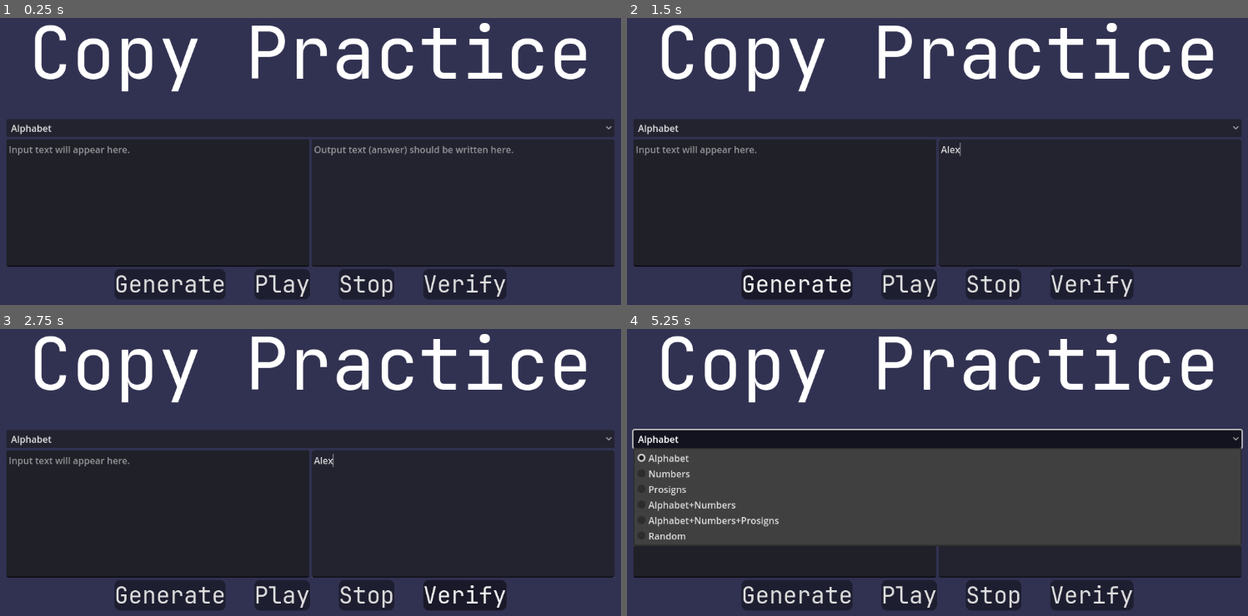
Above: before the commit, frames 1-4 (two rows, left to right).
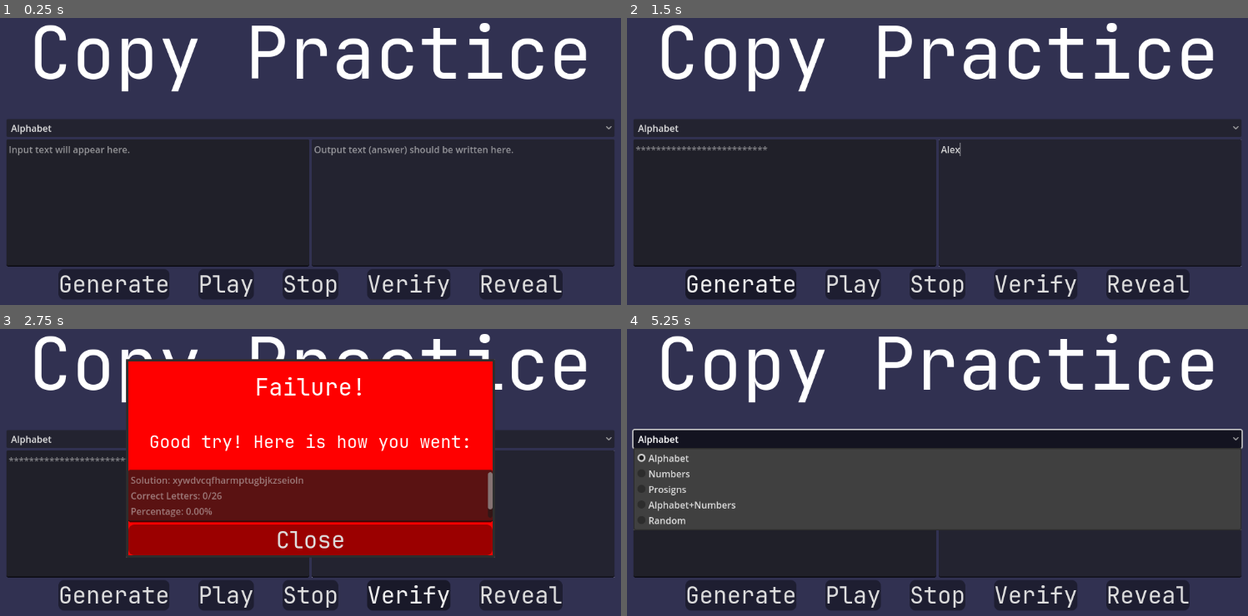
Above: after the commit, the same moments.

Repository: GiorgosAthanasopoulos/VisualMorse
Game: Godot game, scene res://scenes/CopyPracticeScene.tscn
Two runs of this game, one before a commit and one after it. Both use one fixed random seed, a clock stepped at 60 frames per second and the inputs below. This scene is started directly instead of the project's main scene. Sound files missing from this copy of the repository are replaced by a short silence.
Inputs (mouse positions are in pixels of both pictures, inside the frame that each line leads up to):
- Up to frame 1 (0.25 s): no input
- Up to frame 2 (1.5 s): click (1092, 201) at 0.52 s; type "Alex" at 0.6 s; click "Generate" at 1.25 s
- Up to frame 3 (2.75 s): click "Verify" at 2 s
- Up to frame 4 (5.25 s): click (1148, 595) at 2.75 s, where only the run after the commit has a clickable "Reveal"; click "Play" at 3.5 s; click "Play" at 4.25 s; click "Alphabet" at 5 s

The runs differ from the first frame. In frame 1, 6.0% of the frame differs, in the area x 9-91%, y 87-98%; in frame 2, 6.3%; in frame 3, 46%, in the area x 1-91%, y 10-98%; in frame 4, 11%.

Commit message:
finished copy-practice

Diff:
--- a/scenes/CopyPracticeScene.tscn
+++ b/scenes/CopyPracticeScene.tscn
@@ -55,7 +55,7 @@
 
 [node name="ModeSelectionOptionButton" type="OptionButton" parent="ParentMarginContainer/ContentVerticalContainer"]
 layout_mode = 2
-item_count = 6
+item_count = 5
 selected = 0
 popup/item_0/text = "Alphabet"
 popup/item_0/id = 0
@@ -65,10 +65,8 @@
 popup/item_2/id = 2
 popup/item_3/text = "Alphabet+Numbers"
 popup/item_3/id = 3
-popup/item_4/text = "Alphabet+Numbers+Prosigns"
+popup/item_4/text = "Random"
 popup/item_4/id = 4
-popup/item_5/text = "Random"
-popup/item_5/id = 5
 
 [node name="IOHorizontalContainer" type="HBoxContainer" parent="ParentMarginContainer/ContentVerticalContainer"]
 layout_mode = 2
@@ -143,10 +141,137 @@
 theme_override_styles/pressed = SubResource("StyleBoxFlat_8hpov")
 text = "Verify"
 
+[node name="RevealButtonMargincContainer" type="MarginContainer" parent="ParentMarginContainer/ContentVerticalContainer/ButtonHorizontalContainer"]
+layout_mode = 2
+
+[node name="RevealButton" type="Button" parent="ParentMarginContainer/ContentVerticalContainer/ButtonHorizontalContainer/RevealButtonMargincContainer"]
+layout_mode = 2
+focus_mode = 0
+theme_override_fonts/font = ExtResource("2_8q0w1")
+theme_override_font_sizes/font_size = 40
+theme_override_styles/normal = SubResource("StyleBoxFlat_djn65")
+theme_override_styles/hover = SubResource("StyleBoxFlat_t32ex")
+theme_override_styles/pressed = SubResource("StyleBoxFlat_8hpov")
+text = "Reveal"
+
 [node name="Morse" type="AudioStreamPlayer" parent="."]
 bus = &"Sound"
+
+[node name="SuccessPanel" type="PopupPanel" parent="."]
+initial_position = 2
+size = Vector2i(848, 344)
+always_on_top = true
+
+[node name="ColorRect" type="ColorRect" parent="SuccessPanel"]
+offset_left = 4.0
+offset_top = 4.0
+offset_right = 844.0
+offset_bottom = 340.0
+color = Color(0, 1, 0, 1)
+
+[node name="ParentMarginContainer" type="MarginContainer" parent="SuccessPanel"]
+offset_left = 4.0
+offset_top = 4.0
+offset_right = 844.0
+offset_bottom = 340.0
+
+[node name="ContentVerticalContainer" type="VBoxContainer" parent="SuccessPanel/ParentMarginContainer"]
+layout_mode = 2
+
+[node name="SuccessLabel" type="Label" parent="SuccessPanel/ParentMarginContainer/ContentVerticalContainer"]
+layout_mode = 2
+size_flags_vertical = 3
+theme_override_fonts/font = ExtResource("2_8q0w1")
+theme_override_font_sizes/font_size = 60
+text = "Success!
+"
+horizontal_alignment = 1
+vertical_alignment = 1
+
+[node name="MessageLabel" type="Label" parent="SuccessPanel/ParentMarginContainer/ContentVerticalContainer"]
+layout_mode = 2
+size_flags_vertical = 3
+theme_override_fonts/font = ExtResource("2_8q0w1")
+theme_override_font_sizes/font_size = 30
+text = "Good job! You got everything right!"
+horizontal_alignment = 1
+vertical_alignment = 1
+
+[node name="CloseButtonMarginContainer" type="MarginContainer" parent="SuccessPanel/ParentMarginContainer/ContentVerticalContainer"]
+layout_mode = 2
+
+[node name="CloseButton" type="Button" parent="SuccessPanel/ParentMarginContainer/ContentVerticalContainer/CloseButtonMarginContainer"]
+layout_mode = 2
+focus_mode = 0
+theme_override_fonts/font = ExtResource("2_8q0w1")
+theme_override_font_sizes/font_size = 40
+theme_override_styles/normal = SubResource("StyleBoxFlat_djn65")
+theme_override_styles/hover = SubResource("StyleBoxFlat_t32ex")
+theme_override_styles/pressed = SubResource("StyleBoxFlat_8hpov")
+text = "Close"
+
+[node name="FailurePanel" type="PopupPanel" parent="."]
+initial_position = 2
+size = Vector2i(638, 344)
+always_on_top = true
+
+[node name="ColorRect" type="ColorRect" parent="FailurePanel"]
+offset_left = 4.0
+offset_top = 4.0
+offset_right = 634.0
+offset_bottom = 340.0
+color = Color(1, 0, 0, 1)
+
+[node name="ParentMarginContainer" type="MarginContainer" parent="FailurePanel"]
+offset_left = 4.0
+offset_top = 4.0
+offset_right = 634.0
+offset_bottom = 340.0
+
+[node name="ContentVerticalContainer" type="VBoxContainer" parent="FailurePanel/ParentMarginContainer"]
+layout_mode = 2
+
+[node name="FailureLabel" type="Label" parent="FailurePanel/ParentMarginContainer/ContentVerticalContainer"]
+layout_mode = 2
+size_flags_vertical = 3
+theme_override_fonts/font = ExtResource("2_8q0w1")
+theme_override_font_sizes/font_size = 40
+text = "Failure!"
+horizontal_alignment = 1
+vertical_alignment = 1
+
+[node name="MessageLabel" type="Label" parent="FailurePanel/ParentMarginContainer/ContentVerticalContainer"]
+layout_mode = 2
+size_flags_vertical = 3
+theme_override_fonts/font = ExtResource("2_8q0w1")
+theme_override_font_sizes/font_size = 30
+text = "Good try! Here is how you went:"
+horizontal_alignment = 1
+vertical_alignment = 1
+
+[node name="ResultsTextEdit" type="TextEdit" parent="FailurePanel/ParentMarginContainer/ContentVerticalContainer"]
+layout_mode = 2
+size_flags_vertical = 3
+placeholder_text = "Your test results will appear here:"
+editable = false
+
+[node name="CloseButtonMarginContainer" type="MarginContainer" parent="FailurePanel/ParentMarginContainer/ContentVerticalContainer"]
+layout_mode = 2
+
+[node name="CloseButton" type="Button" parent="FailurePanel/ParentMarginContainer/ContentVerticalContainer/CloseButtonMarginContainer"]
+layout_mode = 2
+focus_mode = 0
+theme_override_fonts/font = ExtResource("2_8q0w1")
+theme_override_font_sizes/font_size = 40
+theme_override_styles/normal = SubResource("StyleBoxFlat_djn65")
+theme_override_styles/hover = SubResource("StyleBoxFlat_t32ex")
+theme_override_styles/pressed = SubResource("StyleBoxFlat_8hpov")
+text = "Close"
 
 [connection signal="button_up" from="ParentMarginContainer/ContentVerticalContainer/ButtonHorizontalContainer/GenerateButtonMarginContainer/GenerateButton" to="." method="_on_generate_button_button_up"]
 [connection signal="button_up" from="ParentMarginContainer/ContentVerticalContainer/ButtonHorizontalContainer/PlayButtonMarginContainer/PlayButton" to="." method="_on_play_button_button_up"]
 [connection signal="button_up" from="ParentMarginContainer/ContentVerticalContainer/ButtonHorizontalContainer/StopButtonMarginContainer/StopButton" to="." method="_on_stop_button_button_up"]
 [connection signal="button_up" from="ParentMarginContainer/ContentVerticalContainer/ButtonHorizontalContainer/VerifyButtonMarginContainer/VerifyButton" to="." method="_on_verify_button_button_up"]
+[connection signal="button_up" from="ParentMarginContainer/ContentVerticalContainer/ButtonHorizontalContainer/RevealButtonMargincContainer/RevealButton" to="." method="_on_reveal_button_button_up"]
+[connection signal="button_up" from="SuccessPanel/ParentMarginContainer/ContentVerticalContainer/CloseButtonMarginContainer/CloseButton" to="." method="_on_close_button_button_up"]
+[connection signal="button_up" from="FailurePanel/ParentMarginContainer/ContentVerticalContainer/CloseButtonMarginContainer/CloseButton" to="." method="_on_failure_close_button_button_up"]
--- a/scripts/CopyPracticeScene.gd
+++ b/scripts/CopyPracticeScene.gd
@@ -1,7 +1,9 @@
 extends Node2D
 
+var CopyResults = preload("res://scripts/CopyResults.gd")
 
-@export var lobbyScene : String
+@export var lobbyScene: String
+var solution: String
 
 
 func _ready():
@@ -14,23 +16,58 @@
 
 
 func _on_generate_button_button_up() -> void:
-	# TODO:
-	#	- depending on option button selected option
-	#	generate randomized solution (presented as *
-	#	instead of actual character to the user).
-	#	- store solution to variable in scene.
-	#	- generate_morse_audio
-	# NOTE:
-	#	- to generate randomized solutions create helper
-	#	functions in Utils.gd
-	pass
+	var selected_idx: int = (
+		$ParentMarginContainer/ContentVerticalContainer/ModeSelectionOptionButton.get_selected_id()
+	)
+
+	if selected_idx == 0:
+		# Alphabet
+		solution = Utils.generate_random_alpabet()
+	elif selected_idx == 1:
+		# Numbers:
+		solution = Utils.generate_random_numbers()
+	elif selected_idx == 2:
+		# Prosigns
+		solution = Utils.generate_random_prosigns()
+	elif selected_idx == 3:
+		# Alphabet + Numbers
+		solution = Utils.generate_random_alphabet_numbers()
+	elif selected_idx == 4:
+		# Random
+		solution = Utils.generate_random()
+
+	Utils.generate_morse_audio(solution)
+	$Morse.stream = Utils.load_audio_stream_from_file(GlobalVariables.morseFilename)
+
+	$ParentMarginContainer/ContentVerticalContainer/IOHorizontalContainer/InputTextEdit.text = (
+		Utils.mask_solution(solution)
+	)
 
 
 func _on_verify_button_button_up() -> void:
 	$Morse.stop()
-	# TODO:
-	# 	- compare input to solution
-	# 	- show results to user with a popup
+
+	var input: String = (
+		($ParentMarginContainer/ContentVerticalContainer/IOHorizontalContainer/OutputTextEdit.text)
+		. strip_edges()
+	)
+
+	if input == solution:
+		$SuccessPanel.show()
+	else:
+		var statistics: CopyResults = Utils.analyze_text_solution(solution, input)
+		$FailurePanel/ParentMarginContainer/ContentVerticalContainer/ResultsTextEdit.text = (
+			"Solution: "
+			+ solution
+			+ "\nCorrect Letters: "
+			+ str(statistics.correct_letters)
+			+ "/"
+			+ str(len(solution))
+			+ "\nPercentage: "
+			+ "%.2f" % statistics.percentage
+			+ "%\n"
+		)
+		$FailurePanel.show()
 
 
 func _on_play_button_button_up() -> void:
@@ -39,3 +76,15 @@
 
 func _on_stop_button_button_up() -> void:
 	$Morse.stop()
+
+
+func _on_reveal_button_button_up() -> void:
+	$ParentMarginContainer/ContentVerticalContainer/IOHorizontalContainer/InputTextEdit.text = solution
+
+
+func _on_close_button_button_up() -> void:
+	$SuccessPanel.hide()
+
+
+func _on_failure_close_button_button_up() -> void:
+	$FailurePanel.hide()
--- /dev/null
+++ b/scripts/CopyResults.gd
@@ -0,0 +1,11 @@
+extends Object
+
+class_name CopyResults
+
+var correct_letters: int
+var percentage: float
+
+
+func _init(_correct_letters: int, _percentage: float):
+	self.correct_letters = _correct_letters
+	self.percentage = _percentage
--- a/scripts/Utils.gd
+++ b/scripts/Utils.gd
@@ -1,8 +1,9 @@
 extends Node
 
+var CopyResults = preload("res://scripts/CopyResults.gd")
 
 const PYCW: String = "./assets/utils/pycw.exe"
-var text_to_morse_map : Dictionary = {
+var text_to_morse_map: Dictionary = {
 	"a": ".-",
 	"b": "-...",
 	"c": "-.-.",
@@ -41,8 +42,8 @@
 	"9": "----.",
 	" ": "/",
 }
-var morse_to_text_map : Dictionary = {}
-var prosign_map : Dictionary = {
+var morse_to_text_map: Dictionary = {}
+var prosign_map: Dictionary = {
 	"AR": ".-.-.",
 	"IMI": "..--..",
 	"HH": "........",
@@ -62,12 +63,16 @@
 
 func set_music_volume(value: float) -> void:
 	GlobalVariables.musicVolume = value
-	AudioServer.set_bus_volume_db(AudioServer.get_bus_index(GlobalVariables.musicBusStr), linear_to_db(value))
+	AudioServer.set_bus_volume_db(
+		AudioServer.get_bus_index(GlobalVariables.musicBusStr), linear_to_db(value)
+	)
 
 
 func set_sound_volume(value: float) -> void:
 	GlobalVariables.soundVolume = value
-	AudioServer.set_bus_volume_db(AudioServer.get_bus_index(GlobalVariables.soundBusStr), linear_to_db(value))
+	AudioServer.set_bus_volume_db(
+		AudioServer.get_bus_index(GlobalVariables.soundBusStr), linear_to_db(value)
+	)
 
 
 func set_master_volume(value: float) -> void:
@@ -75,7 +80,7 @@
 
 
 func text_to_morse(text: String) -> String:
-	var res : String = ""
+	var res: String = ""
 
 	for word in text.strip_edges().split(" "):
 		if prosign_map.has(word):
@@ -92,8 +97,8 @@
 
 
 func morse_to_text(morse: String) -> String:
-	var tmp : String= ""
-	var res : String = ""
+	var tmp: String = ""
+	var res: String = ""
 
 	for ch in morse:
 		if ch != " ":
@@ -119,7 +124,20 @@
 		if not text_to_morse_map.has(ch):
 			morse = morse.replace(ch, "")
 	var cmd = PYCW
-	var args = ["-t", morse, "-s", GlobalVariables.wpm, "-n", GlobalVariables.frequency, "-v", GlobalVariables.soundVolume, "-r", GlobalVariables.sampleRate, "-o", GlobalVariables.morseFilename.replace("res://", "./")]
+	var args = [
+		"-t",
+		morse,
+		"-s",
+		GlobalVariables.wpm,
+		"-n",
+		GlobalVariables.frequency,
+		"-v",
+		GlobalVariables.soundVolume,
+		"-r",
+		GlobalVariables.sampleRate,
+		"-o",
+		GlobalVariables.morseFilename.replace("res://", "./")
+	]
 	var output = []
 	OS.execute(cmd, args, output, true)
 	for line in output:
@@ -143,3 +161,145 @@
 
 func resume_music() -> void:
 	BackgroundMusicScene.play(position)
+
+
+func mask_solution(solution: String, mask: String = "*") -> String:
+	var res: String = ""
+
+	for ch in solution:
+		if ch == " ":
+			res += ch
+		else:
+			res += mask
+
+	return res
+
+
+func analyze_text_solution(correct: String, input: String) -> CopyResults:
+	var correct_letters: int = 0
+	input = input.strip_edges()
+
+	for i in range(len(correct)):
+		var current_correct: String = correct.substr(i, 1)
+		var current_input: String = input.substr(i, 1)
+
+		if current_correct == " " or current_input == " ":
+			continue
+		if current_correct == current_input:
+			correct_letters += 1
+
+	var results: CopyResults = CopyResults.new(
+		correct_letters, float(correct_letters) / len(correct) * 100
+	)
+	return results
+
+
+func get_rand_int(low: int, high: int) -> int:
+	var rng = RandomNumberGenerator.new()
+	return rng.randi_range(low, high)
+
+
+func generate_random_alpabet() -> String:
+	var rng: int = get_rand_int(0, 12)  # 6 rearrangements of the alphabet
+	const alphabet: String = "abcdefghijklmnopqrstuvwxyz"
+
+	if rng == 1:
+		# normal alphabet
+		return alphabet
+	elif rng == 3:
+		# normal alphabet - reversed
+		return "zyxwvutsrqponmlkjihgfedcba"
+	elif rng == 5:
+		# every other letter
+		return "acegikmoqsuwybdfhjlnprtvxz"
+	elif rng == 7:
+		# every other letter - reversed
+		return "bdfhjlnprtvxzacegikmoqsuwy"
+	elif rng == 9:
+		# vowels first
+		return "aeiouybcdfghjklmnpqrstvwxz"
+	elif rng == 11:
+		# consonants first
+		return "bcdfghjklmnpqrstvwxyzaeiouy"
+	else:
+		# random
+		var res: String = ""
+
+		while len(res) != 26:
+			var rand_letter: String = alphabet.substr(get_rand_int(0, len(alphabet) - 1), 1)
+			if rand_letter not in res:
+				res += rand_letter
+
+		return res
+
+
+func generate_random_numbers() -> String:
+	var rng: int = get_rand_int(0, 8)  # 6 rearrangements of the numbers
+	const numbers: String = "01234567890"
+
+	if rng == 1:
+		# normal
+		return numbers
+	elif rng == 3:
+		# normal - reversed
+		return "9876543210"
+	elif rng == 5:
+		# even numbers first
+		return "0246813579"
+	elif rng == 7:
+		# odd numbers first
+		return "1357902468"
+	else:
+		# random
+		var res: String = ""
+
+		while len(res) != 10:
+			var rand_number: String = numbers.substr(get_rand_int(0, len(numbers) - 1), 1)
+			if rand_number not in res:
+				res += rand_number
+
+		return res
+
+
+func generate_random_prosigns() -> String:
+	var length: int = 8 * 2
+	var res: String = ""
+
+	while len(res) < length:
+		var rand_prosign: String = prosign_map.keys()[get_rand_int(0, len(prosign_map.keys())-1)]
+		res += rand_prosign + " "
+
+	return res.strip_edges()
+
+
+func generate_random_alphabet_numbers() -> String:
+	const chars: String = "abcdefghijklmnopqrstuvwxyz01234567890"
+	var length: int = get_rand_int(8, 26)
+	var res: String = ""
+
+	while len(res) != length:
+		var rand_char: String = chars.substr(get_rand_int(0, len(chars) - 1), 1)
+		if rand_char not in res:
+			res += rand_char
+
+	return res
+
+
+func generate_random() -> String:
+	const chars: String = "abcdefghijklmnopqrstuvwxyz01234567890"
+	var length: int = get_rand_int(8, 26)
+	var res: String = ""
+
+	while len(res) != length:
+		if not get_rand_int(0, 10) < 3:
+			var rand_char: String = chars.substr(get_rand_int(0, len(chars) - 1), 1)
+			if rand_char not in res:
+				res += rand_char
+		else:
+			var rand_prosign: String = prosign_map.keys()[get_rand_int(
+				0, len(prosign_map.keys()) - 1
+			)]
+			if rand_prosign not in res:
+				res += rand_prosign
+
+	return res
Not shown, changed: assets/sound/morse.wav
